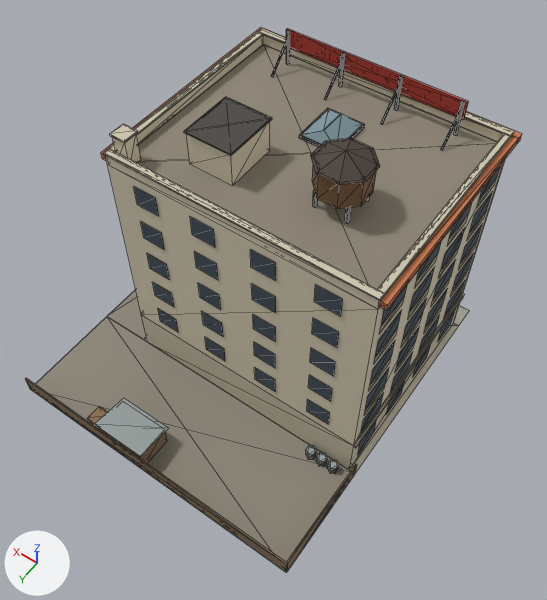
Before and after pictures for a commit that changed the glTF model public/models/office_u.glb.
One viewpoint serves both versions: a 50 mm lens placed at (-17.4, 22.6, 41.8), pointed at (-2.1, 1.1, 7.9). Every picture has the same lights, and +X, +Y and +Z are marked at lower left. The first picture is the older version. Mesh edges are drawn as thin lines. Vertices at exactly the same position are counted once.

Objects in the first picture: 'office_u'.
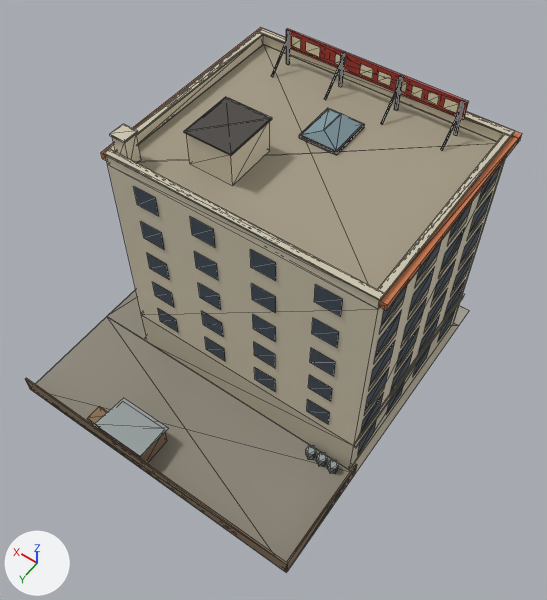
Changed parts and their boxes [x1, y1, x2, y2] in the pictures (547 x 600 px):
part 1 of me_office_u, deleted
    before: [311, 138, 380, 223]
part 2 of me_office_u, added
    after: [292, 36, 459, 113]
part 3 of me_office_u, recoloured
    both: [137, 44, 497, 289]

Diff of the bpy script that builds the scene:
```diff
--- a/public/models/office_u.glb.py
+++ b/public/models/office_u.glb.py
@@ mat_td_roof4 @@
+mat_td_roof4 = principled_material('td_roof4')
+mat_td_roof4.base_color = (0.366, 0.323, 0.235)  # beige #a39a85
+mat_td_roof4.roughness = 0.8
@@ me_office_u @@
 # used by ob_office_u; location = (0.0, 0.0, 0.0)
-me_office_u.from_pydata(...)  # 1066 vertices, 1028 faces; spans x -10.0..10.0, y -11.0..11.0, z 0.0..19.1
+me_office_u.from_pydata(...)  # 1045 vertices, 956 faces; spans x -10.0..10.0, y -11.0..11.0, z 0.0..17.9
+# me_office_u part 1: 6 loose pieces with 57 vertices, spanning x -6.3..-3.3, y -2.1..0.8, z 15.8..19.1, are deleted
+# me_office_u part 2
+# 18 vertices are added at x -6.8..3.5, y -8.4, z 17.0
+# 18 new vertices lie (0.0, 0.0, 0.6) away from vertices in x -6.8..3.5, y -8.4, z 17.0
+# 18 new faces join them, mat_win_sign_cream (beige #f0e6c4)
+# me_office_u part 3: 12 faces spanning x -9.3..6.0, y -9.1..3.6, z 15.7..15.8 switch from mat_td_roof1 (brown #8e8676) to mat_td_roof4 (beige #a39a85)
 me_office_u.materials.append(mat_td_paving)
@@ me_office_u @@
 me_office_u.materials.append(mat_td_iron)
-me_office_u.materials.append(mat_td_wood)  # brown #7a5a3c
-me_office_u.materials.append(mat_td_tank_roof)  # brown #4a4038
 me_office_u.materials.append(mat_td_tar3)
```
